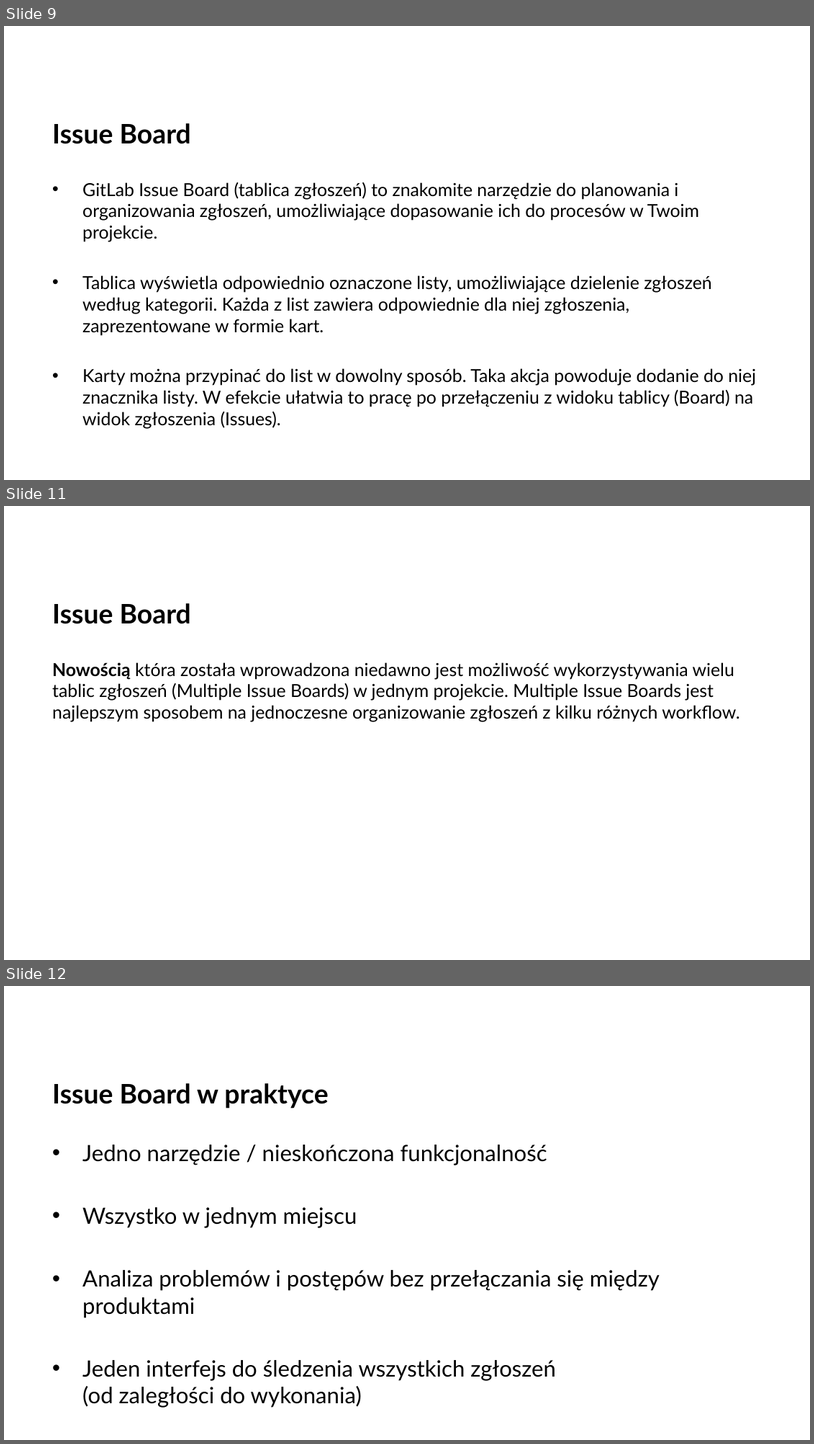
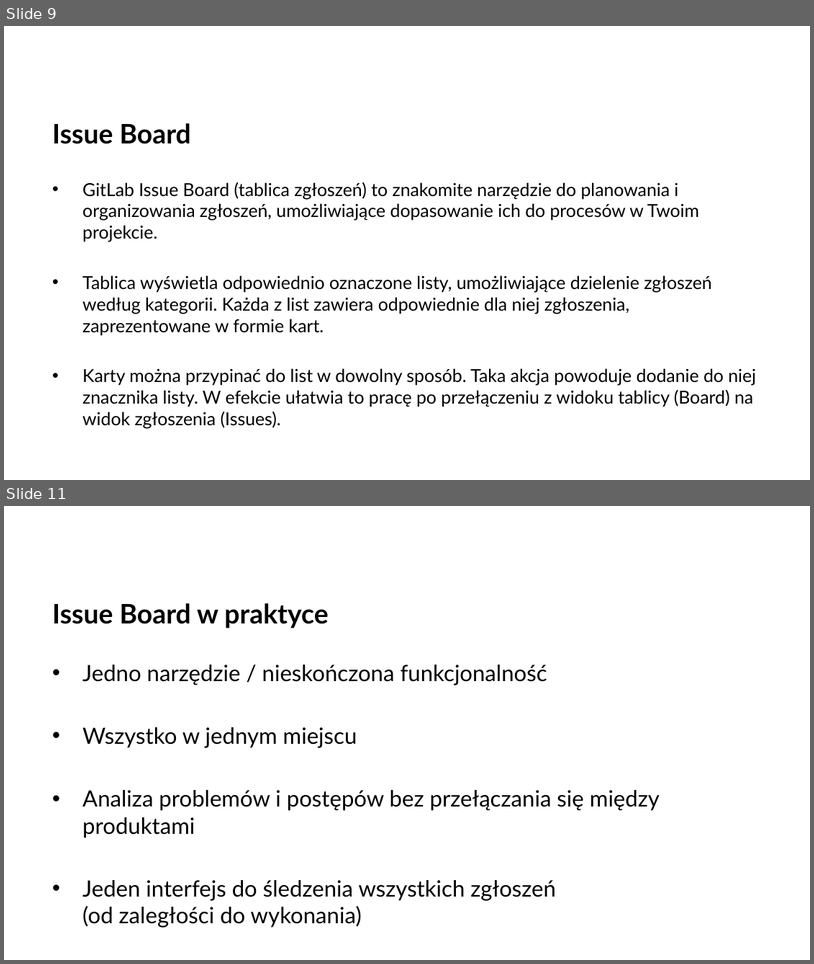
Before and after one commit to arturkwiek/gitlab-tutorial, a slide deck: 08. Git - tutorial - Issue Board.pptx. Shown one above the other, each under a label of ours: slides 9, 11 and 12 before the commit, slides 9 and 11 after it; the slides between them are not shown. The pictures are 814x1444 and 814x964 pixels, drawn with LibreOffice and Linux fonts; fonts in the diff are those of the drawing; background and template pictures are left out. Boxes give left, top, right and bottom in pixels: in the first picture for what was removed or moved away, otherwise in the second. Text is boxed around its words. In the diff, an @@ line names an element or a change of style, - is before the commit and + after.

Commit message:
Issue Board

```diff
--- a/08. Git - tutorial - Issue Board.pptx
+++ b/08. Git - tutorial - Issue Board.pptx
@@ slide 11 removed at (x1=4, y1=506, x2=810, y2=960), background picture (left out) @@
@@ text removed at (x1=52, y1=603, x2=740, y2=722) @@
-Issue Board
-Nowością która została wprowadzona niedawno jest możliwość wykorzystywania wielu tablic zgłoszeń (Multiple Issue Boards) w jednym projekcie. Multiple Issue Boards jest najlepszym sposobem na jednoczesne organizowanie zgłoszeń z kilku różnych workflow.
@@ what was slide 12 is now slide 11 @@
```
Also in this commit, not shown: 2 slides changed, 2 slides added.
